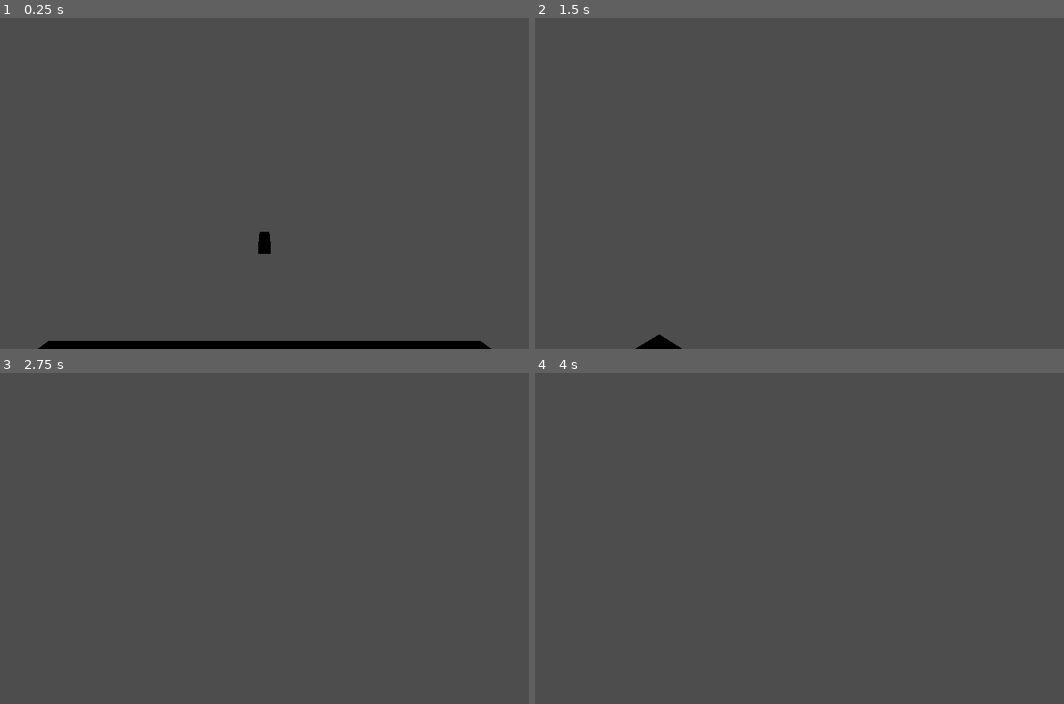
Above: before the commit, frames 1-4 (two rows, left to right).
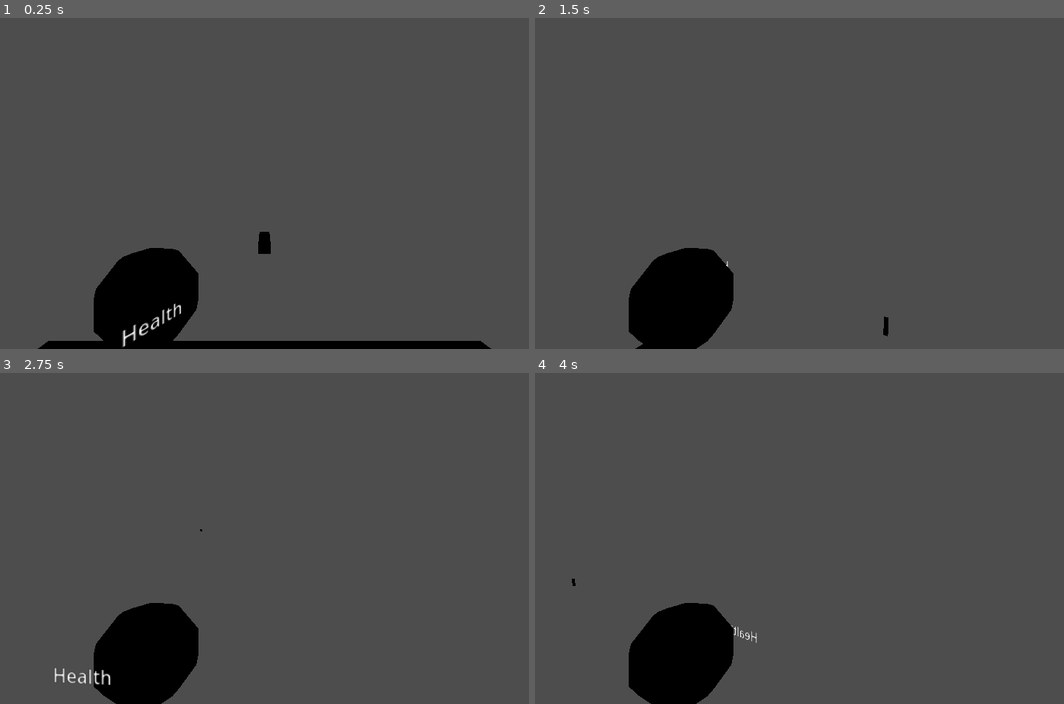
Above: after the commit, the same moments.

Repository: Fatbonks/Aceroa_game_jam
Game: Godot game, scene res://levels/world.tscn
Two runs of this game, one before a commit and one after it. Both use one fixed random seed, a clock stepped at 60 frames per second and the inputs below.
Inputs (mouse positions are in pixels of both pictures, inside the frame that each line leads up to):
- Up to frame 1 (0.25 s): no input
- Up to frame 2 (1.5 s): tap Enter (ui_accept) at 0.5, 0.77 s; move the mouse to (831, 183) at 0.52 s; hold E (interact) 0.53-1.28 s; hold Up (ui_up) from 0.53 s (still down); tap F (throw_weapon, bound only after the commit) at 0.8, 1.35 s; move the mouse to (767, 183) at 1.27 s
- Up to frame 3 (2.75 s): keep holding Up (ui_up); tap Enter (ui_accept) at 1.52 s; right-click (232, 538) at 1.55 s; move the mouse to (280, 531) at 2.02 s; hold Right mouse button (use_item, bound only after the commit) from 2.03 s (still down); tap E (interact) at 2.3 s
- Up to frame 4 (4 s): keep holding Up (ui_up); move the mouse to (794, 545) at 2.77 s; release Right mouse button (use_item, bound only after the commit) at 2.78 s; tap E (interact) at 2.85 s; tap Enter (ui_accept) at 3.02, 3.77 s; tap F (throw_weapon, bound only after the commit) at 3.05 s; move the mouse to (841, 541) at 3.52 s; hold F (throw_weapon, bound only after the commit) from 3.53 s (still down); right-click (841, 541) at 3.8 s

The runs differ from the first frame. In frame 1, 4.6% of the frame differs, in the area x 17-38%, y 69-100%; in frame 2, 4.8%; in frame 3, 5.0%, in the area x 10-39%, y 47-100%; in frame 4, 5.0%.

Commit message:
can now drop weapons

Diff:
--- a/components/component_pickable/object_pickable.gd
+++ b/components/component_pickable/object_pickable.gd
@@ -1,10 +1,13 @@
 class_name pickable_object
 extends Node
-
+signal sleep_object
 @export_enum("Weapon", "Item") var entity_type: String
 @export var object:PackedScene
+var is_pickable:bool = true
 
 func instance_object_to_player(parent:Node3D):
-	var inst:Node3D = object.instantiate()
-	parent.add_child(inst)
-	owner.queue_free()
+	if is_pickable:
+		sleep_object.emit()
+		owner.reparent(parent, false)
+		owner.transform = parent.transform
+		is_pickable = false
--- /dev/null
+++ b/components/weapon_systems/pistol_system.gd
@@ -0,0 +1,7 @@
+extends Node
+signal throw_weapon
+
+func _unhandled_input(event):
+	if event.is_action_pressed("throw_weapon") and owner.visible == true:
+		owner.reparent(get_tree().root, true)
+		throw_weapon.emit()
--- a/components/weapon_systems/pistol_system.tscn
+++ b/components/weapon_systems/pistol_system.tscn
@@ -1,3 +1,6 @@
-[gd_scene format=3 uid="uid://bporylsvgit1b"]
+[gd_scene load_steps=2 format=3 uid="uid://bporylsvgit1b"]
+
+[ext_resource type="Script" path="res://components/weapon_systems/pistol_system.gd" id="1_nqy5p"]
 
 [node name="pistol_system" type="Node"]
+script = ExtResource("1_nqy5p")
--- /dev/null
+++ b/objects/Orbs/heath_orb/heath_orb.gd
@@ -0,0 +1,26 @@
+class_name health_orb
+extends Node3D
+@onready var orb:MeshInstance3D = $Orb
+
+var player: Player
+var change_health: float
+func _ready():
+	if owner is Player:
+		player = owner
+	else:
+		printerr(owner, "not right owner")
+
+
+func _unhandled_input(event):
+	if event.is_action_pressed("use_item") and visible == true:
+		update_health(randi_range(0, 100))
+
+func update_health(health:int):
+	var tween = create_tween()
+	change_health = remap(health, 0, 100, 1, 0)
+	var shader:ShaderMaterial = orb.get_active_material(0)
+	var health_value:float = shader.get_shader_parameter("health_life")
+	tween.tween_method(set_shader_value, health_value, change_health, 1)
+
+func set_shader_value(value: float):
+	orb.get_active_material(0).set_shader_parameter("health_life", value)
--- /dev/null
+++ b/objects/Orbs/heath_orb/heath_orb.gdshader
@@ -0,0 +1,11 @@
+shader_type spatial;
+uniform float health_life;
+
+void fragment() {
+	if (UV.y > health_life){
+			ALBEDO = vec3(1.0, 0.0, 0.0);
+	} else{
+		ALBEDO = vec3(0.2, 0.0, 0.0);
+	}
+
+}
--- /dev/null
+++ b/objects/Orbs/heath_orb/heath_orb.tscn
@@ -0,0 +1,101 @@
+[gd_scene load_steps=11 format=3 uid="uid://dcftoaqtej0du"]
+
+[ext_resource type="Shader" path="res://objects/Orbs/heath_orb/heath_orb.gdshader" id="1_cktx2"]
+[ext_resource type="Script" path="res://objects/Orbs/heath_orb/heath_orb.gd" id="1_taneq"]
+
+[sub_resource type="ShaderMaterial" id="ShaderMaterial_gnojp"]
+render_priority = 0
+shader = ExtResource("1_cktx2")
+shader_parameter/health_life = 0.0
+
+[sub_resource type="SphereMesh" id="SphereMesh_v4cng"]
+material = SubResource("ShaderMaterial_gnojp")
+radial_segments = 16
+rings = 4
+
+[sub_resource type="ViewportTexture" id="ViewportTexture_1xb42"]
+viewport_path = NodePath("SubViewport")
+
+[sub_resource type="Animation" id="Animation_grka0"]
+length = 0.001
+tracks/0/type = "value"
+tracks/0/imported = false
+tracks/0/enabled = true
+tracks/0/path = NodePath("pivot:rotation")
+tracks/0/interp = 1
+tracks/0/loop_wrap = true
+tracks/0/keys = {
+"times": PackedFloat32Array(0),
+"transitions": PackedFloat32Array(1),
+"update": 0,
+"values": [Vector3(0, 0, 0)]
+}
+
+[sub_resource type="Animation" id="Animation_jch7f"]
+resource_name = "new_animation"
+length = 3.0
+loop_mode = 1
+tracks/0/type = "value"
+tracks/0/imported = false
+tracks/0/enabled = true
+tracks/0/path = NodePath("pivot:rotation")
+tracks/0/interp = 1
+tracks/0/loop_wrap = true
+tracks/0/keys = {
+"times": PackedFloat32Array(0, 1.5, 3),
+"transitions": PackedFloat32Array(1, 1, 1),
+"update": 0,
+"values": [Vector3(0, 0, 0), Vector3(0, 3.14159, 0), Vector3(0, 6.26573, 0)]
+}
+
+[sub_resource type="AnimationLibrary" id="AnimationLibrary_8cvu2"]
+_data = {
+"RESET": SubResource("Animation_grka0"),
+"rotate_orb": SubResource("Animation_jch7f")
+}
+
+[sub_resource type="StandardMaterial3D" id="StandardMaterial3D_5g1du"]
+albedo_color = Color(1, 0, 0, 1)
+
+[sub_resource type="QuadMesh" id="QuadMesh_gyflr"]
+material = SubResource("StandardMaterial3D_5g1du")
+
+[node name="heath_orb" type="Node3D"]
+transform = Transform3D(0.3, 0, 0, 0, 0.3, 0, 0, 0, 0.3, 0, 0, 0)
+script = ExtResource("1_taneq")
+
+[node name="Orb" type="MeshInstance3D" parent="."]
+mesh = SubResource("SphereMesh_v4cng")
+
+[node name="SubViewport" type="SubViewport" parent="."]
+transparent_bg = true
+size = Vector2i(64, 64)
+
+[node name="Control" type="Control" parent="SubViewport"]
+layout_mode = 3
+anchors_preset = 0
+offset_right = 40.0
+offset_bottom = 40.0
+
+[node name="Label" type="Label" parent="SubViewport/Control"]
+layout_mode = 0
+offset_right = 40.0
+offset_bottom = 23.0
+text = "Health"
+
+[node name="pivot" type="Node3D" parent="."]
+transform = Transform3D(1, 0, 0, 0, 1, 0, 0, 0, 1, 0, -0.0263398, 0)
+
+[node name="Sprite3D" type="Sprite3D" parent="pivot"]
+transform = Transform3D(0.891007, 0, 0.453991, 0, 1, 0, -0.453991, 0, 0.891007, 0.0611534, -0.124555, 0.561215)
+texture = SubResource("ViewportTexture_1xb42")
+
+[node name="AnimationPlayer" type="AnimationPlayer" parent="."]
+libraries = {
+"": SubResource("AnimationLibrary_8cvu2")
+}
+autoplay = "rotate_orb"
+
+[node name="MeshInstance3D" type="MeshInstance3D" parent="."]
+visible = false
+mesh = SubResource("QuadMesh_gyflr")
--- a/objects/Player/player.gd
+++ b/objects/Player/player.gd
@@ -1,3 +1,4 @@
+class_name Player
 extends CharacterBody3D
 
 @onready var camera_3d:Camera3D = %Camera3D
--- a/objects/Player/player.tscn
+++ b/objects/Player/player.tscn
@@ -1,6 +1,7 @@
-[gd_scene load_steps=5 format=3 uid="uid://clrq3vypsa8cm"]
+[gd_scene load_steps=6 format=3 uid="uid://clrq3vypsa8cm"]
 
 [ext_resource type="Script" path="res://objects/Player/player.gd" id="1_o4xc8"]
+[ext_resource type="PackedScene" uid="uid://dcftoaqtej0du" path="res://objects/Orbs/heath_orb/heath_orb.tscn" id="2_iwq1k"]
 [ext_resource type="Script" path="res://objects/Player/object_pickable_detector.gd" id="2_vriqo"]
 
 [sub_resource type="CapsuleShape3D" id="CapsuleShape3D_cb7qt"]
@@ -29,6 +30,9 @@
 
 [node name="item_holder" type="Node3D" parent="head/Camera3D"]
 unique_name_in_owner = true
+transform = Transform3D(1, 0, 0, 0, 1, 0, 0, 0, 1, -0.358, -0.353, -0.682)
+
+[node name="heath_orb" parent="head/Camera3D/item_holder" instance=ExtResource("2_iwq1k")]
 
 [node name="object_pickable_detector" type="Node3D" parent="head/Camera3D"]
 script = ExtResource("2_vriqo")
--- /dev/null
+++ b/objects/weapons/pistol/pistol_pickable.gd
@@ -0,0 +1,12 @@
+extends RigidBody3D
+
+@onready var collision_shape_3d:CollisionShape3D = %CollisionShape3D
+
+func set_to_sleep():
+	freeze = true
+	collision_shape_3d.disabled = true
+
+func set_to_awake():
+	freeze = false
+	collision_shape_3d.disabled = false
+	apply_impulse(-transform.basis.z * 20, -transform.basis.z)
--- a/objects/weapons/pistol/pistol_pickable.tscn
+++ b/objects/weapons/pistol/pistol_pickable.tscn
@@ -1,25 +1,26 @@
-[gd_scene load_steps=7 format=3 uid="uid://b0csltiosye1"]
+[gd_scene load_steps=9 format=3 uid="uid://b0csltiosye1"]
 
+[ext_resource type="Script" path="res://objects/weapons/pistol/pistol_pickable.gd" id="1_gqakp"]
 [ext_resource type="PackedScene" uid="uid://cjhqljaxsjqo3" path="res://components/component_pickable/object_pickable.tscn" id="1_rcxqd"]
 [ext_resource type="PackedScene" uid="uid://cf0le7y1u7cm1" path="res://objects/weapons/pistol/weapon_pistol.tscn" id="2_5su8g"]
-
-[sub_resource type="StandardMaterial3D" id="StandardMaterial3D_dmbv5"]
-albedo_color = Color(1, 0, 0, 1)
-
-[sub_resource type="BoxMesh" id="BoxMesh_lvlag"]
-material = SubResource("StandardMaterial3D_dmbv5")
-size = Vector3(0.2, 0.2, 0.8)
+[ext_resource type="PackedScene" uid="uid://bporylsvgit1b" path="res://components/weapon_systems/pistol_system.tscn" id="4_0ulye"]
 
 [sub_resource type="BoxShape3D" id="BoxShape3D_04twl"]
 
 [sub_resource type="SphereShape3D" id="SphereShape3D_g8oq2"]
 
+[sub_resource type="StandardMaterial3D" id="StandardMaterial3D_ioc0u"]
+albedo_color = Color(1, 0, 0, 1)
+
+[sub_resource type="BoxMesh" id="BoxMesh_sw7vh"]
+material = SubResource("StandardMaterial3D_ioc0u")
+size = Vector3(0.2, 0.2, 0.8)
+
 [node name="pistol_pickable" type="RigidBody3D"]
-
-[node name="MeshInstance3D" type="MeshInstance3D" parent="."]
-mesh = SubResource("BoxMesh_lvlag")
+script = ExtResource("1_gqakp")
 
 [node name="CollisionShape3D" type="CollisionShape3D" parent="."]
+unique_name_in_owner = true
 shape = SubResource("BoxShape3D_04twl")
 
 [node name="object_pickable" parent="." instance=ExtResource("1_rcxqd")]
@@ -28,3 +29,11 @@
 
 [node name="CollisionShape3D" type="CollisionShape3D" parent="object_pickable"]
 shape = SubResource("SphereShape3D_g8oq2")
+
+[node name="MeshInstance3D" type="MeshInstance3D" parent="."]
+mesh = SubResource("BoxMesh_sw7vh")
+
+[node name="pistol_system" parent="." instance=ExtResource("4_0ulye")]
+
+[connection signal="sleep_object" from="object_pickable" to="." method="set_to_sleep"]
+[connection signal="throw_weapon" from="pistol_system" to="." method="set_to_awake"]
--- a/project.godot
+++ b/project.godot
@@ -62,3 +62,13 @@
 "events": [Object(InputEventKey,"resource_local_to_scene":false,"resource_name":"","device":-1,"window_id":0,"alt_pressed":false,"shift_pressed":false,"ctrl_pressed":false,"meta_pressed":false,"pressed":false,"keycode":0,"physical_keycode":69,"key_label":0,"unicode":101,"echo":false,"script":null)
 ]
 }
+use_item={
+"deadzone": 0.5,
+"events": [Object(InputEventMouseButton,"resource_local_to_scene":false,"resource_name":"","device":-1,"window_id":0,"alt_pressed":false,"shift_pressed":false,"ctrl_pressed":false,"meta_pressed":false,"button_mask":2,"position":Vector2(319, 24),"global_position":Vector2(323, 65),"factor":1.0,"button_index":2,"canceled":false,"pressed":true,"double_click":false,"script":null)
+]
+}
+throw_weapon={
+"deadzone": 0.5,
+"events": [Object(InputEventKey,"resource_local_to_scene":false,"resource_name":"","device":-1,"window_id":0,"alt_pressed":false,"shift_pressed":false,"ctrl_pressed":false,"meta_pressed":false,"pressed":false,"keycode":0,"physical_keycode":70,"key_label":0,"unicode":102,"echo":false,"script":null)
+]
+}
Not shown: 1 places in objects/weapons/pistol/weapon_pistol.tscn that only renumber resources
